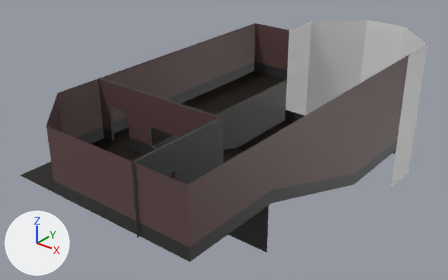
The Blender file Assets/Models/Blend/B_Theatre.blend: old version first, new version second.
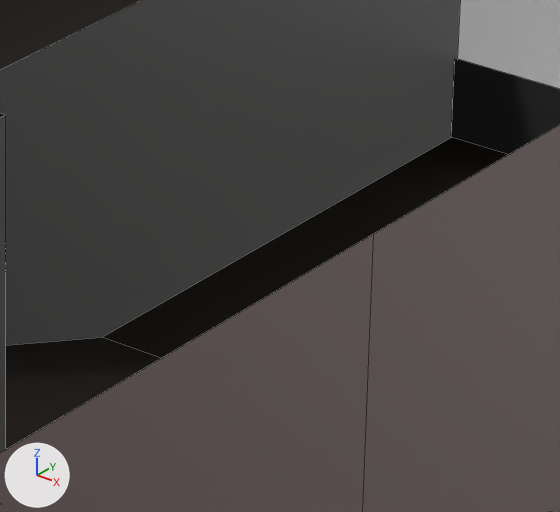
Each version is shown whole from a 50 mm camera at (6.82, -6.26, 5.34) aimed at (-0.59, 3.01, -0.4), then close up on the part from 50% to 67% of the width and 36% to 61% of the height. Arrows for +X, +Y and +Z are at lower left; the lights stay in place. The close-ups show mesh edges as thin lines.
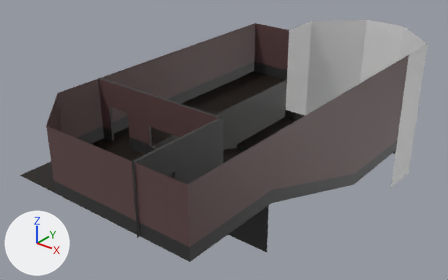
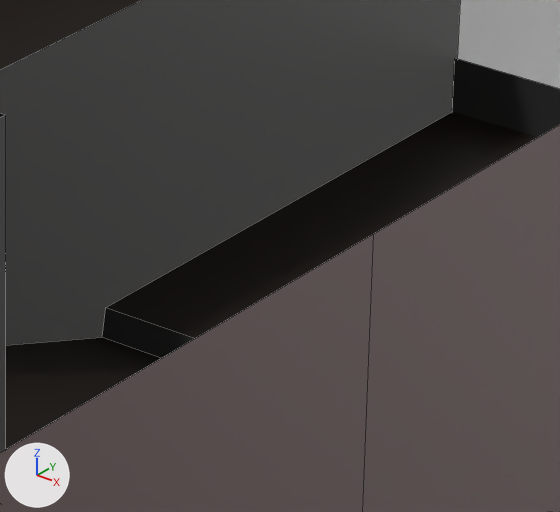
Commit message: Finished theatre

What changed in the scene script:
```text
Change me_plane:
    where me_plane.from_pydata(...)  # 110 vertices, 64 faces; spans x -2.05..2.0, y -1.0..8.0, z -2.0..1.25
    used by ob_plane; location = (0.0, 0.0, 0.0)
    verts and faces of me_plane; kept vertices keep their numbers, new ones are numbered from 110
    before: 7 (2.0, 1.0, 0.0), 9 (1.0, 4.0, -1.0), 10 (2.0, 4.0, -1.0), 13 (1.0, 6.0, -1.0), 17 (2.0, 1.0, 0.25)
    before: 18 (2.0, 4.0, -0.75), 36 (1.0, 3.98, -1.1), 38 (1.0, 5.98, -1.1)
    me_plane part 1
    add delete_faces([(9, 13, 38, 36), (7, 17, 18, 10)])
    add for new, old in zip([*range(110, 114)], [9, 13, 36, 38]): verts[new] = verts[old] + (-2.0, 0.0, 0.0)
    add faces += [(13, 38, 113, 111), (110, 111, 113, 112), (9, 110, 112, 36)]  # mat_material (black #323232)
    add faces += [(36, 112, 113, 38), (9, 13, 111, 110)]  # mat_material_002 (black #150c03)
```

Pixel boxes (x1, y1, x2, y2) of what changed, in the close-ups (560 x 512 px):
part 1 of me_plane, built on (black): after (102, 111, 538, 358)
